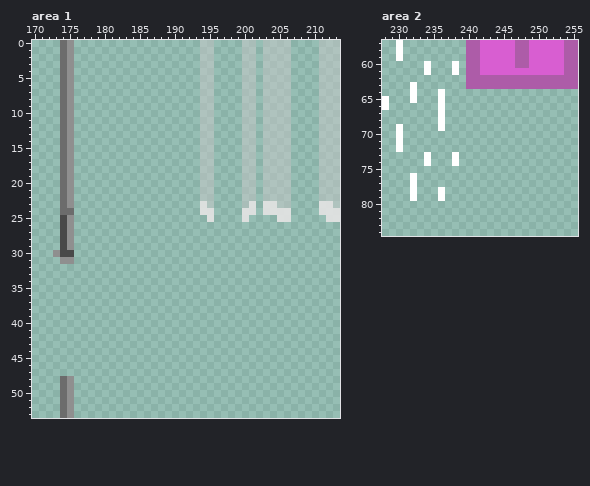
Two states of a pixel-art file, Assets/Sprites/Tiles.aseprite. Above: the version before the commit.
256x256 pixels, 1 frame. Colours within 5 levels of each other are drawn and written as one. Shown: area 1: x 170..213, y 0..53; area 2: x 228..255, y 57..84.
After the commit:
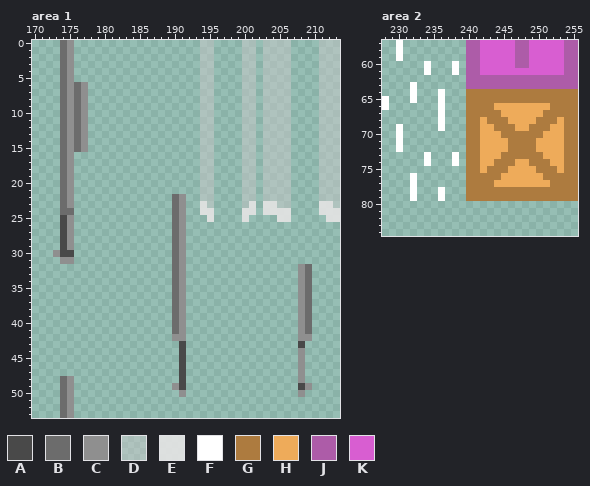
Palette (. is transparent): A #494949  B #6c6c6c  C #8f8f8f  D #c8c8c880  E #e2e2e2ef  F #ffffff  G #ad7b3f  H #eeab5a  J #ad5ca8  K #d85ed1
From old to new:
Area 1, layer "Layer 1":
y 6..15: x 176..177 .. -> BC
y 22..31: x 190..191 .. -> BC
y 32..41: x 190..191 .. -> BC; x 208..209 .. -> CB
y 42: x 190..191 .. -> CC; x 208..209 .. -> CC
y 43: x 191 . -> A; x 208 . -> A
y 44..48: x 191 . -> A; x 208 . -> C
y 49: x 190..191 .. -> CA; x 208..209 .. -> AC
y 50: x 191 . -> C; x 208 . -> C
Area 2, layer "Layer 1":
y 64..65: x 240..255 ................ -> GGGGGGGGGGGGGGGG
y 66: x 240..255 ................ -> GGGGHHHHHHHHGGGG
y 67: x 240..255 ................ -> GGGGGHHHHHHGGGGG
y 68: x 240..255 ................ -> GGHGGGHHHHGGGHGG
y 69: x 240..255 ................ -> GGHHGGGHHGGGHHGG
y 70: x 240..255 ................ -> GGHHHGGGGGGHHHGG
y 71..72: x 240..255 ................ -> GGHHHHGGGGHHHHGG
y 73: x 240..255 ................ -> GGHHHGGGGGGHHHGG
y 74: x 240..255 ................ -> GGHHGGGHHGGGHHGG
y 75: x 240..255 ................ -> GGHGGGHHHHGGGHGG
y 76: x 240..255 ................ -> GGGGGHHHHHHGGGGG
y 77: x 240..255 ................ -> GGGGHHHHHHHHGGGG
y 78..79: x 240..255 ................ -> GGGGGGGGGGGGGGGG
Where, in picture pixels (left, top, right, bottom), the same in both pictures:
added: (74, 82, 88, 152)
added: (172, 194, 186, 397)
added: (298, 264, 312, 397)
added: (466, 89, 578, 201)
